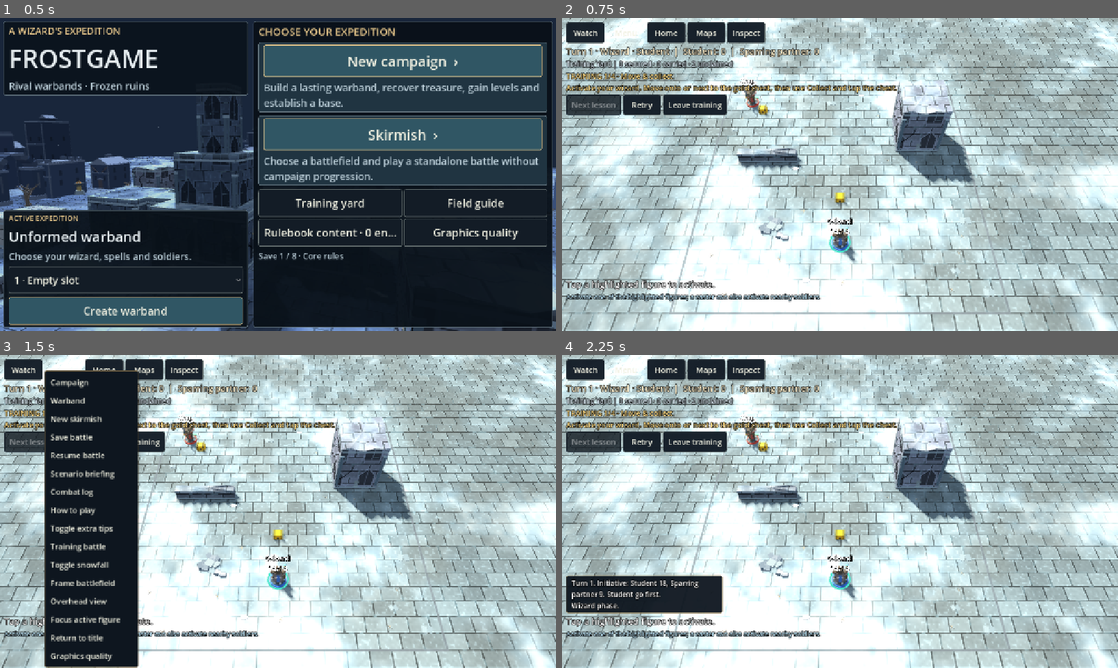
Above: before the commit, frames 1-4 (two rows, left to right).
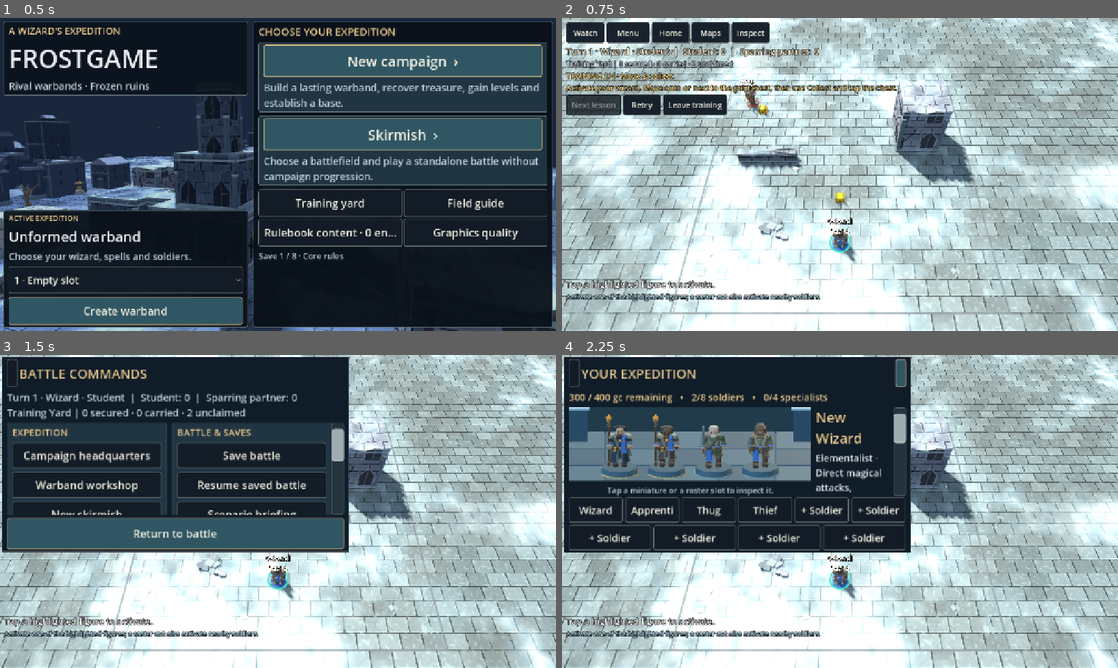
Above: after the commit, the same moments.

Repository: drag0nblad3/Frostgame
Game: Godot game, scene res://scenes/title.tscn
Two runs of this game, one before a commit and one after it. Both use one fixed random seed, a clock stepped at 60 frames per second and the inputs below.
Inputs (mouse positions are in pixels of both pictures, inside the frame that each line leads up to):
- Up to frame 1 (0.5 s): no input
- Up to frame 2 (0.75 s): click "Training yard" at 0.5 s
- Up to frame 3 (1.5 s): click "Menu" at 1.25 s
- Up to frame 4 (2.25 s): click (650, 486) at 2 s, where only the run after the commit has a clickable "Warband workshop"

Frame 1 is identical in both runs. In frame 2, 1.0% of the frame differs, in the area x 8-38%, y 1-9%; in frame 3, 39%; in frame 4, 40%, in the area x 0-63%, y 0-83%.

Commit message:
Replace battle popup menu with grouped full-screen command choices

Diff:
--- /dev/null
+++ b/src/view/hud/battle_command_screen.gd
@@ -0,0 +1,53 @@
+class_name BattleCommandScreen
+extends ExpeditionScreen
+## Large grouped command choices; modal so battle actions cannot leak behind.
+signal chosen(id: int)
+
+var _grid: GridContainer
+var _buttons := {}
+const GROUPS := [
+	["EXPEDITION",[[0,"Campaign headquarters"],[1,"Warband workshop"],[2,"New skirmish"],[14,"Return to home"]]],
+	["BATTLE & SAVES",[[3,"Save battle"],[4,"Resume saved battle"],[5,"Scenario briefing"],[6,"Combat log"]]],
+	["GUIDANCE",[[7,"Field guide"],[8,"Extra rules tips"],[9,"Training yard"]]],
+	["VIEW & PERFORMANCE",[[11,"Frame battlefield"],[12,"Overhead view"],[13,"Focus active figure"],[10,"Toggle snowfall"],[15,"Graphics quality"]]]
+]
+
+
+func _ready() -> void:
+	build("BATTLE COMMANDS","Return to battle",navigate_back)
+	var col := WorkshopUI.scroll(body)
+	_grid=GridContainer.new()
+	_grid.columns=2
+	_grid.add_theme_constant_override("h_separation",12)
+	_grid.add_theme_constant_override("v_separation",12)
+	col.add_child(_grid)
+	for group: Array in GROUPS:
+		var card := PanelContainer.new()
+		card.size_flags_horizontal=Control.SIZE_EXPAND_FILL
+		card.add_theme_stylebox_override("panel",BattleTheme.panel(Color("203441"),Color("60717b")))
+		_grid.add_child(card)
+		var section := WorkshopUI.column(card)
+		WorkshopUI.label(section,str(group[0]),22,WorkshopUI.GOLD)
+		for command: Array in group[1]:
+			var id := int(command[0])
+			var b := WorkshopUI.button(section,str(command[1]),_select.bind(id))
+			b.size_flags_horizontal=Control.SIZE_EXPAND_FILL
+			b.custom_minimum_size.y=60
+			_buttons[id]=b
+
+
+func open(status: String,objective: String,log_on: bool,tips_on: bool) -> void:
+	subtitle.text=status+"\n"+objective
+	_buttons[6].text="Hide combat log" if log_on else "Show combat log"
+	_buttons[8].text="Disable extra rules tips" if tips_on else "Enable extra rules tips"
+	show_screen()
+
+
+func _reflow() -> void:
+	if _grid!=null:
+		_grid.columns=1 if size.x<size.y else (4 if size.x>=1450 else 2)
+
+
+func _select(id: int) -> void:
+	hide()
+	chosen.emit(id)
--- a/src/view/hud/battle_hud.gd
+++ b/src/view/hud/battle_hud.gd
@@ -41,7 +41,8 @@
 var _action_scroll: ScrollContainer
 var _safe: PhoneSafeArea
 var _log_panel: PanelContainer
-var _menu: MenuButton
+var _menu: Button
+var _command_screen: BattleCommandScreen
 var _scenarios: OptionButton
 var _objective: Label
 var _toast: Label
@@ -86,13 +87,8 @@
 	_auto = _button("Auto", func() -> void: auto_toggled.emit(_auto.button_pressed))
 	_auto.toggle_mode = true
 	top.add_child(_auto)
-	_menu = MenuButton.new()
-	_menu.text = "Menu"
-	_menu.custom_minimum_size = Vector2(90, 48)
-	var popup := _menu.get_popup()
-	for label_text: String in ["Campaign", "Warband", "New skirmish", "Save battle", "Resume battle", "Scenario briefing", "Combat log", "How to play", "Toggle extra tips", "Training battle", "Toggle snowfall", "Frame battlefield", "Overhead view", "Focus active figure", "Return to title", "Graphics quality"]:
-		popup.add_item(label_text)
-	popup.id_pressed.connect(_menu_action)
+	_menu=_button("Menu",_open_commands)
+	_menu.custom_minimum_size=Vector2(100,48)
 	top.add_child(_menu)
 	var home := _button("Home",func() -> void: title_requested.emit())
 	top.add_child(home)
@@ -299,6 +295,16 @@
 
 
 
+func _open_commands() -> void:
+	if ModalInput.blocked():
+		return
+	if _command_screen==null:
+		_command_screen=BattleCommandScreen.new()
+		add_child(_command_screen)
+		_command_screen.chosen.connect(_menu_action)
+	_command_screen.open(_status.text,_objective.text,_log_panel.visible,_tips_enabled)
+
+
 func _menu_action(id: int) -> void:
 	match id:
 		0: campaign_pressed.emit()
--- a/tests/scenario_ui_smoke.gd
+++ b/tests/scenario_ui_smoke.gd
@@ -77,6 +77,14 @@
 	if scene._guide.visible or ModalInput.blocked() or scene.controller!=before_guide:
 		_fail("Back did not dismiss guide safely")
 		return
+	scene.hud._open_commands()
+	if not ModalInput.blocked() or not scene.hud._command_screen.visible or scene.hud._command_screen._buttons.size()!=16:
+		_fail("Battle command screen unavailable")
+		return
+	ModalInput.close_top(root)
+	if ModalInput.blocked() or scene.controller!=before_guide:
+		_fail("Closing command screen changed battle")
+		return
 	scene._camera_preset(1)
 	if scene._rig.pitch < deg_to_rad(80.0):
 		_fail("Overhead preset did not change camera")
--- a/tools/interface_capture.gd
+++ b/tools/interface_capture.gd
@@ -22,6 +22,8 @@
 		if not scene._guide.visible:
 			quit(1)
 			return
+	elif _dialog=="commands":
+		scene.hud._open_commands()
 	elif _dialog=="graphics":
 		scene._open_graphics()
 	elif _dialog=="inspector":
